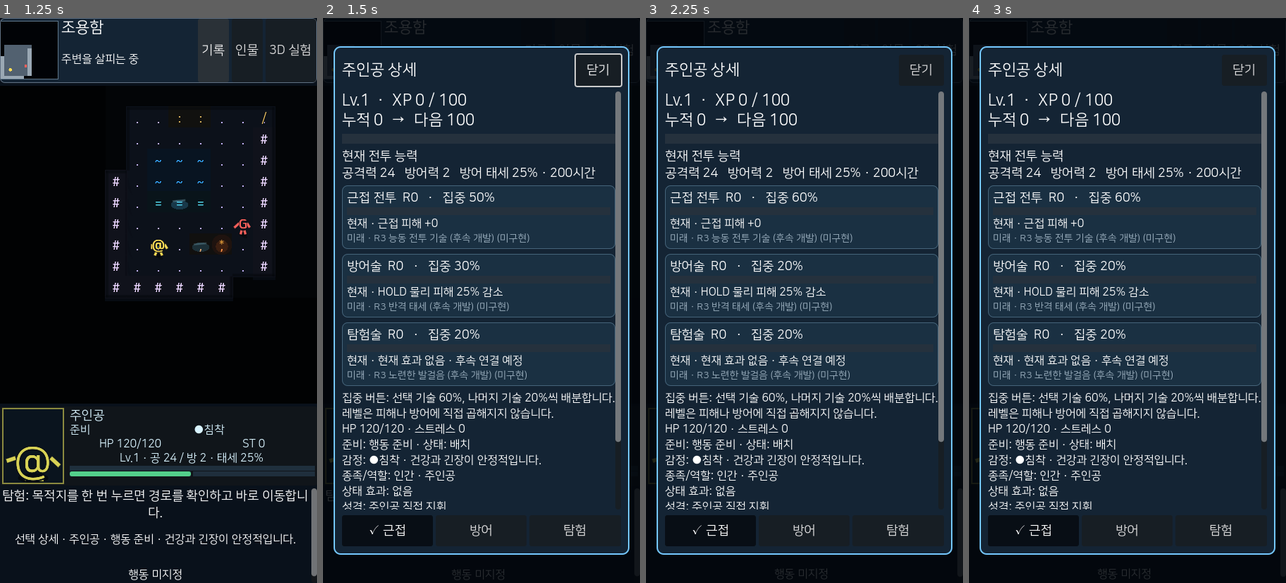
Above: before the commit, frames 1-4 (left to right).
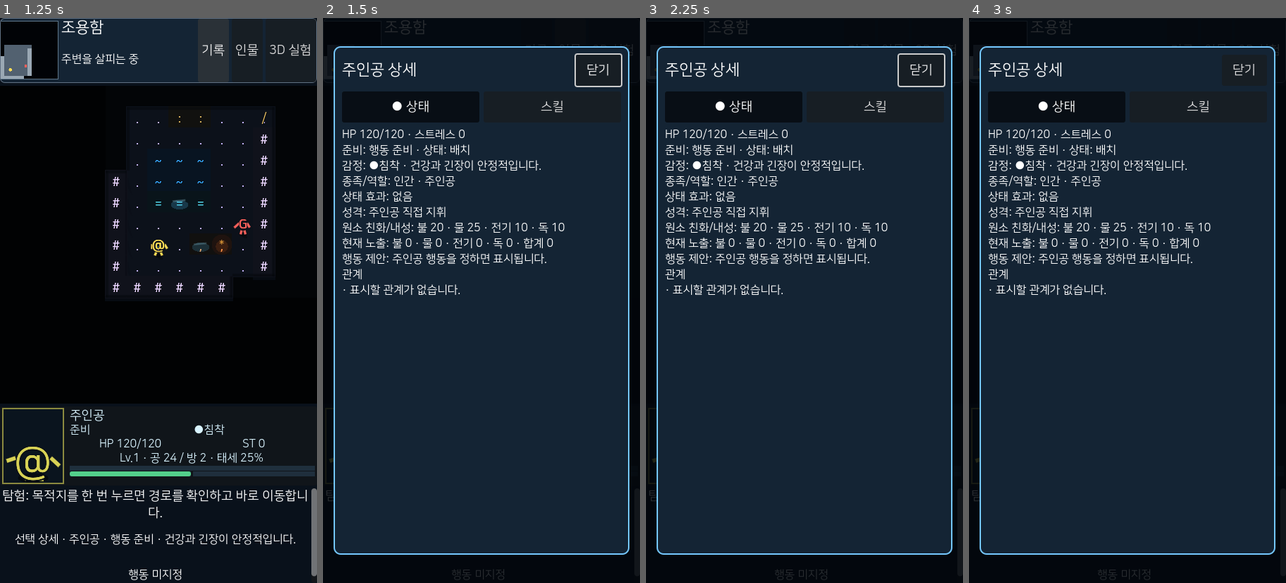
Above: after the commit, the same moments.

Repository: jinha1226/PROJ_S
Game: Godot game, scene res://playtest/party_encounter_sandbox.tscn
The game is run twice, just before and just after one commit, with the same random seed, the same clock (stepped at 60 frames per second) and the same inputs.
Inputs (mouse positions are in pixels of both pictures, inside the frame that each line leads up to):
- Up to frame 1 (1.25 s): click "기록" at 0.5 s
- Up to frame 2 (1.5 s): click "인물" at 1.25 s
- Up to frame 3 (2.25 s): click (709, 532) at 2 s, where only the run before the commit has a clickable "✓ 근접"
- Up to frame 4 (3 s): click (1057, 108) at 2.75 s, where only the run after the commit has a clickable "● 상태"

Frame 1 is identical in both runs. In frame 2, 14% of the frame differs, in the area x 6-94%, y 13-94%; in frame 3, 14%, in the area x 1-95%, y 6-100%; in frame 4, 14%.

Commit message:
Add skill tabs and top-down 3D view

Diff:
--- a/playtest/ascii_3d_lab.gd
+++ b/playtest/ascii_3d_lab.gd
@@ -9,6 +9,8 @@
 const HERO_START:=Vector2i(7,8)
 const ENEMY_START:=Vector2i(10,8)
 const VISIBLE_RADIUS:=5
+const TOP_VIEW_HEIGHT:=16.0
+const TOP_VIEW_SIZE:=19.6
 
 var viewport_container:SubViewportContainer
 var lab_viewport:SubViewport
@@ -61,7 +63,7 @@
 	light.light_energy=1.25;light.rotation_degrees=Vector3(-58,-32,0);light.shadow_enabled=true
 	world_root.add_child(light)
 	camera=Camera3D.new();camera.name="FixedOrthographicCamera";camera.projection=Camera3D.PROJECTION_ORTHOGONAL
-	camera.size=18.0;camera.position=Vector3(7.8,12.5,10.5);world_root.add_child(camera)
+	camera.size=TOP_VIEW_SIZE;camera.position=Vector3(0,TOP_VIEW_HEIGHT,0);world_root.add_child(camera)
 	effect_root=Node3D.new();effect_root.name="TransientGlyphEffects";world_root.add_child(effect_root)
 
 func _build_overlay()->void:
@@ -71,7 +73,7 @@
 	var header:=HBoxContainer.new();header.name="LabHeader";header.set_anchors_preset(Control.PRESET_TOP_WIDE)
 	header.offset_left=10;header.offset_right=-10;header.offset_top=8;header.offset_bottom=80;header.add_theme_constant_override("separation",8)
 	add_child(header)
-	var title:=Label.new();title.name="LabTitle";title.text="3D 시각 실험\n저장·본편과 분리된 데모";title.size_flags_horizontal=Control.SIZE_EXPAND_FILL
+	var title:=Label.new();title.name="LabTitle";title.text="3D 시각 실험\n정사영 탑뷰 · 본편과 분리";title.size_flags_horizontal=Control.SIZE_EXPAND_FILL
 	title.add_theme_font_override("font",FONT);title.add_theme_font_size_override("font_size",18);header.add_child(title)
 	var reset:=Button.new();reset.name="LabReset";reset.text="초기화";reset.custom_minimum_size=Vector2(68,48)
 	reset.add_theme_font_override("font",FONT);reset.pressed.connect(_reset_demo);header.add_child(reset)
@@ -181,7 +183,9 @@
 
 func _follow_hero()->void:
 	var focus:=_cell_world(hero_cell)
-	camera.look_at_from_position(focus+Vector3(7.8,12.5,10.5),focus+Vector3(0,0.15,0),Vector3.UP)
+	# Exact vertical camera. World -Z is screen up, so grid X/Y remain screen
+	# horizontal/vertical without an isometric diagonal projection.
+	camera.look_at_from_position(focus+Vector3(0,TOP_VIEW_HEIGHT,0),focus,Vector3.FORWARD)
 
 func _on_viewport_input(event:InputEvent)->void:
 	var point:=Vector2(-1,-1)
--- a/playtest/party_encounter_sandbox.gd
+++ b/playtest/party_encounter_sandbox.gd
@@ -67,11 +67,19 @@
 var member_detail_title:Label
 var member_detail_scroll:ScrollContainer
 var member_detail_body:Label
+var member_detail_tab_row:HBoxContainer
+var member_detail_status_tab:Button
+var member_detail_skill_tab:Button
+var member_detail_current_tab:="STATUS"
+var member_detail_has_skills:=false
+var member_detail_dismiss_available:=false
+var member_detail_candidate_available:=false
 var member_progression_window:VBoxContainer
 var member_progression_xp:ProgressBar
 var member_progression_xp_text:Label
 var member_progression_stats:Label
 var member_progression_skill_rows:Dictionary={}
+var member_skill_help:Label
 var member_detail_close:Button
 var member_detail_dismiss:Button
 var member_detail_candidate_action:Button
@@ -261,6 +269,19 @@
 	member_detail_close.custom_minimum_size=Vector2(64,TOUCH_TARGET);member_detail_close.add_theme_font_size_override("font_size",FONT_BODY)
 	member_detail_close.gui_input.connect(_on_member_detail_close_input.bind(member_detail_close))
 	member_detail_close.pressed.connect(_close_member_detail);header.add_child(member_detail_close)
+	member_detail_tab_row=HBoxContainer.new();member_detail_tab_row.name="MemberDetailTabs"
+	member_detail_tab_row.custom_minimum_size.y=TOUCH_TARGET;member_detail_tab_row.add_theme_constant_override("separation",6)
+	stack.add_child(member_detail_tab_row)
+	member_detail_status_tab=Button.new();member_detail_status_tab.name="MemberStatusTab";member_detail_status_tab.text="상태"
+	member_detail_status_tab.toggle_mode=true;member_detail_status_tab.custom_minimum_size=Vector2(96,TOUCH_TARGET)
+	member_detail_status_tab.size_flags_horizontal=Control.SIZE_EXPAND_FILL
+	member_detail_status_tab.tooltip_text="현재 상태와 관계 정보";member_detail_status_tab.pressed.connect(_select_member_detail_tab.bind("STATUS"))
+	member_detail_tab_row.add_child(member_detail_status_tab)
+	member_detail_skill_tab=Button.new();member_detail_skill_tab.name="MemberSkillTab";member_detail_skill_tab.text="스킬"
+	member_detail_skill_tab.toggle_mode=true;member_detail_skill_tab.custom_minimum_size=Vector2(96,TOUCH_TARGET)
+	member_detail_skill_tab.size_flags_horizontal=Control.SIZE_EXPAND_FILL
+	member_detail_skill_tab.tooltip_text="레벨, 기술 효과와 훈련 집중";member_detail_skill_tab.pressed.connect(_select_member_detail_tab.bind("SKILL"))
+	member_detail_tab_row.add_child(member_detail_skill_tab)
 	member_detail_scroll=ScrollContainer.new();member_detail_scroll.name="MemberDetailScroll";member_detail_scroll.size_flags_vertical=Control.SIZE_EXPAND_FILL
 	member_detail_scroll.horizontal_scroll_mode=ScrollContainer.SCROLL_MODE_DISABLED;stack.add_child(member_detail_scroll)
 	var detail_content:=VBoxContainer.new();detail_content.name="MemberDetailContent"
@@ -302,6 +323,10 @@
 	member_progression_stats=Label.new();member_progression_stats.name="DerivedCombatStats"
 	member_progression_stats.add_theme_font_size_override("font_size",FONT_BODY);member_progression_stats.autowrap_mode=TextServer.AUTOWRAP_WORD_SMART
 	member_progression_window.add_child(member_progression_stats)
+	member_skill_help=Label.new();member_skill_help.name="SkillFocusHelp"
+	member_skill_help.text="훈련 집중 · 선택 기술 60%, 나머지 기술 20%씩\n레벨은 피해나 방어에 직접 곱해지지 않습니다."
+	member_skill_help.add_theme_font_size_override("font_size",FONT_AUX);member_skill_help.autowrap_mode=TextServer.AUTOWRAP_WORD_SMART
+	member_skill_help.modulate=Color("#c6d8e5");member_progression_window.add_child(member_skill_help)
 	for skill_id in ["MELEE","GUARD","EXPLORATION"]:
 		var panel:=PanelContainer.new();panel.name="SkillCard%s"%skill_id
 		var style:=StyleBoxFlat.new();style.bg_color=Color("#1a3042");style.border_color=Color("#45647a")
@@ -1057,20 +1082,21 @@
 	member_detail_body.text=_member_detail_text(detail)
 	member_detail_entity_id=member_id
 	var progression:Variant=detail.get("progression",{})
+	member_detail_has_skills=progression is Dictionary and bool(progression.get("available",false))
+	member_detail_current_tab="STATUS"
 	_update_progression_window(progression)
-	member_detail_focus_buttons.visible=progression is Dictionary \
-		and bool(progression.get("available",false))
 	var can_show_dismiss:=str(detail.get("role",""))=="COMPANION" \
 		and bool(detail.get("active_party_member",false))
-	member_detail_dismiss.visible=can_show_dismiss
+	member_detail_dismiss_available=can_show_dismiss
 	if can_show_dismiss:
 		var assessment:Dictionary=session.roster_change_assessment("DISMISS",member_id)
 		member_detail_dismiss.disabled=not bool(assessment.get("accepted",false))
 		member_detail_dismiss.tooltip_text=str(assessment.get("message",""))
 	var can_show_candidate:=bool(detail.get("recruitable_member",false))
-	member_detail_candidate_action.visible=can_show_candidate
+	member_detail_candidate_available=can_show_candidate
 	if can_show_candidate:
 		_configure_candidate_detail_action(detail)
+	_apply_member_detail_tab()
 	member_detail_scroll.scroll_vertical=0
 	grid.cancel_pointer_gesture();member_detail_modal.visible=true;grid.modal_open=true
 	var route_state:Dictionary=session.exploration_route_state()
@@ -1084,6 +1110,24 @@
 	var resume:=route_paused_by_modal;route_paused_by_modal=false
 	if resume:_schedule_route_continue()
 	elif auto_orchestration_enabled:_request_refresh()
+
+func _select_member_detail_tab(tab_id:String)->void:
+	if tab_id not in ["STATUS","SKILL"] or tab_id=="SKILL" and not member_detail_has_skills:return
+	member_detail_current_tab=tab_id;member_detail_scroll.scroll_vertical=0
+	_apply_member_detail_tab()
+
+func _apply_member_detail_tab()->void:
+	var skill_selected:=member_detail_has_skills and member_detail_current_tab=="SKILL"
+	member_detail_tab_row.visible=member_detail_has_skills
+	member_detail_status_tab.set_pressed_no_signal(not skill_selected)
+	member_detail_skill_tab.set_pressed_no_signal(skill_selected)
+	member_detail_status_tab.text=("● " if not skill_selected else "")+"상태"
+	member_detail_skill_tab.text=("● " if skill_selected else "")+"스킬"
+	member_detail_body.visible=not skill_selected
+	member_progression_window.visible=skill_selected
+	member_detail_focus_buttons.visible=skill_selected
+	member_detail_dismiss.visible=not skill_selected and member_detail_dismiss_available
+	member_detail_candidate_action.visible=not skill_selected and member_detail_candidate_available
 
 func _on_training_focus(skill_id:String)->void:
 	if member_detail_entity_id<=0:return
@@ -1093,11 +1137,11 @@
 	var detail:Dictionary=session.inspect_party_member(member_detail_entity_id)
 	member_detail_body.text=_member_detail_text(detail)
 	_update_progression_window(detail.get("progression",{}))
+	member_detail_current_tab="SKILL";_apply_member_detail_tab()
 	notice_text="훈련 집중을 변경했습니다.";_request_refresh()
 
 func _update_progression_window(progression:Variant)->void:
 	var available:=progression is Dictionary and bool(progression.get("available",false))
-	member_progression_window.visible=available
 	if not available:return
 	member_progression_xp_text.text="Lv.%d  ·  XP %d / %d\n누적 %d  →  다음 %d"%[int(progression.get("level",1)),
 		int(progression.get("xp_current",0)),int(progression.get("xp_required",1)),
@@ -1748,10 +1792,6 @@
 
 func _member_detail_text(detail:Dictionary)->String:
 	var lines:Array[String]=[]
-	var progression:Variant=detail.get("progression",{})
-	if progression is Dictionary and bool(progression.get("available",false)):
-		lines.append("집중 버튼: 선택 기술 60%, 나머지 기술 20%씩 배분합니다.")
-		lines.append("레벨은 피해나 방어에 직접 곱해지지 않습니다.")
 	lines.append("HP %d/%d · 스트레스 %d"%[int(detail.get("health",0)),int(detail.get("max_health",0)),int(detail.get("stress",0))])
 	if str(detail.get("rescue_story_state",""))=="COLLAPSED_STORY":
 		lines.append("생명 상태: 쓰러짐(DOWNED) · 사망이 아닙니다.")
--- a/tests/test_ascii_3d_lab.gd
+++ b/tests/test_ascii_3d_lab.gd
@@ -10,6 +10,15 @@
 		check(lab.lab_viewport is SubViewport and lab.camera is Camera3D \
 			and lab.world_root is Node3D,"%s uses a real SubViewport/Node3D/Camera3D"%viewport_size)
 		check(lab.camera.projection==Camera3D.PROJECTION_ORTHOGONAL,"camera is fixed orthographic")
+		var focus:=lab._cell_world(lab.hero_cell)
+		var view_direction:Vector3=(focus-lab.camera.position).normalized()
+		check(view_direction.is_equal_approx(Vector3.DOWN) and is_equal_approx(lab.camera.size,lab.TOP_VIEW_SIZE),
+			"camera is exact vertical orthographic top-view")
+		check(lab.camera.basis.x.dot(Vector3.RIGHT)>0.999 \
+			and lab.camera.basis.y.dot(Vector3.FORWARD)>0.999,
+			"screen horizontal/vertical align with grid X/Z axes")
+		check("정사영 탑뷰" in str((lab.find_child("LabTitle",true,false) as Label).text),
+			"lab labels the projection as orthographic top-view")
 		check_eq(lab.tile_nodes.size(),225,"15x15 deterministic test room")
 		check(lab.find_child("BackTo2D",true,false).custom_minimum_size.y>=44 \
 			and lab.find_child("LabReset",true,false).custom_minimum_size.y>=44,
--- a/tests/test_progression_vertical_slice.gd
+++ b/tests/test_progression_vertical_slice.gd
@@ -143,9 +143,19 @@
 	check(level!=null and "Lv.1" in level.text and "공" in level.text and compact_xp!=null \
 		and compact_xp.max_value==100,"solo mobile hero card shows level, stats, and real XP bar")
 	sandbox._open_hero_detail()
-	check(sandbox.member_progression_window.visible and sandbox.member_progression_xp.max_value==100 \
-		and "공격력" in sandbox.member_progression_stats.text,
-		"hero detail uses visual XP and honest derived combat stats")
+	check(sandbox.member_detail_tab_row.visible and sandbox.member_detail_status_tab.button_pressed \
+		and sandbox.member_detail_body.visible and not sandbox.member_progression_window.visible,
+		"hero detail predictably opens on the dedicated status tab")
+	check(sandbox.member_detail_status_tab.custom_minimum_size.y>=44 \
+		and sandbox.member_detail_skill_tab.custom_minimum_size.y>=44 \
+		and "●" in sandbox.member_detail_status_tab.text,
+		"status/skill tabs are touch-sized with an obvious selected state")
+	check("집중 버튼" not in sandbox.member_detail_body.text and "레벨은 피해" not in sandbox.member_detail_body.text,
+		"status tab has no duplicate progression copy")
+	sandbox._select_member_detail_tab("SKILL")
+	check(sandbox.member_progression_window.visible and not sandbox.member_detail_body.visible \
+		and sandbox.member_progression_xp.max_value==100 and "공격력" in sandbox.member_progression_stats.text,
+		"skill tab alone shows visual XP and honest derived combat stats")
 	check(sandbox.member_progression_skill_rows.size()==3 \
 		and "미래" in str((sandbox.member_progression_skill_rows.EXPLORATION.future as Label).text),
 		"three visual skill cards distinguish current and future effects")
@@ -157,6 +167,19 @@
 	for child in sandbox.member_detail_focus_buttons.get_children():
 		check(child is Button and child.custom_minimum_size.y>=44,
 			"focus control remains mobile readable")
+	sandbox._on_training_focus("GUARD")
+	check(sandbox.member_detail_current_tab=="SKILL" and sandbox.member_progression_window.visible \
+		and sandbox.member_detail_skill_tab.button_pressed,
+		"focus changes refresh while preserving the skill tab")
+	sandbox._close_member_detail();sandbox._open_hero_detail()
+	check(sandbox.member_detail_current_tab=="STATUS" and sandbox.member_detail_body.visible,
+		"closing and reopening predictably returns to status")
+	var companion_session=Session.new();var companion_ui=Sandbox.new();companion_ui.size=Vector2(360,640)
+	companion_ui.initialize_for_headless_test(companion_session,false)
+	var companion_id:=int(companion_session.party_status().party_member_ids[1]);companion_ui._open_member_detail(companion_id)
+	check(not companion_ui.member_detail_tab_row.visible and companion_ui.member_detail_body.visible \
+		and not companion_ui.member_progression_window.visible,
+		"companions without progression never expose fake tabs")
 	var engaged=_engaged_adjacent_fixture();var combat_ui=Sandbox.new();combat_ui.size=Vector2(360,640)
 	combat_ui.initialize_for_headless_test(engaged,true)
 	combat_ui.selected_target_id=int(engaged.party_status().visible_enemy_ids[0])
@@ -166,7 +189,7 @@
 		and ("하찮음" in inspector.text or "대등" in inspector.text \
 			or "위험" in inspector.text or "치명적" in inspector.text),
 		"enemy contextual inspector shows derived level and threat")
-	sandbox.free();combat_ui.free()
+	sandbox.free();companion_ui.free();combat_ui.free()
 	return finish()
 
 func _engaged_adjacent_fixture():
Not shown, changed: README.md
